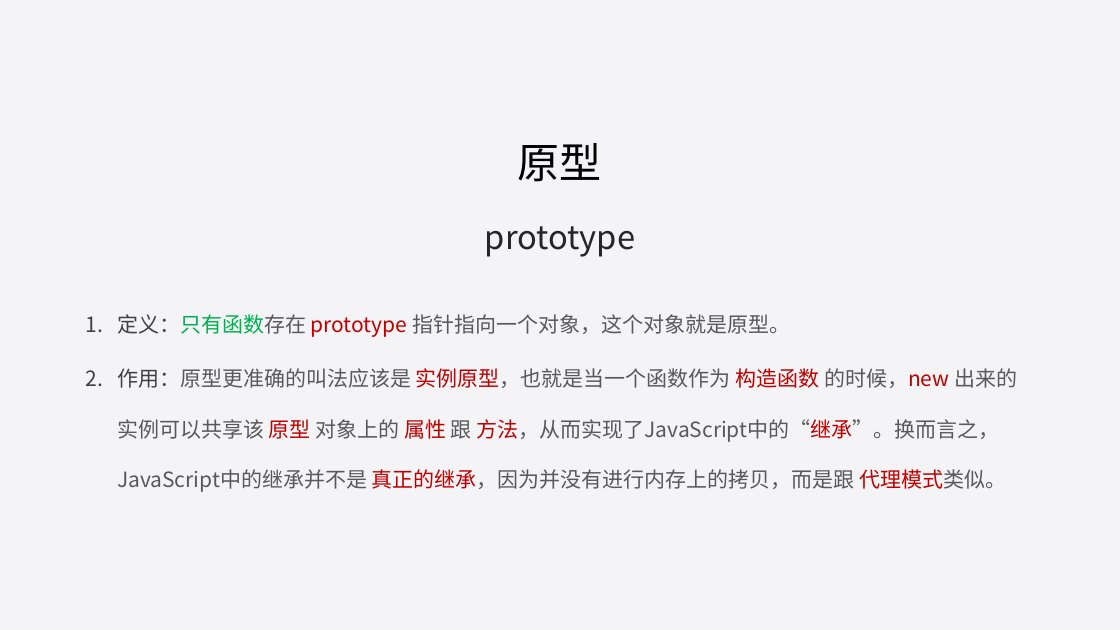
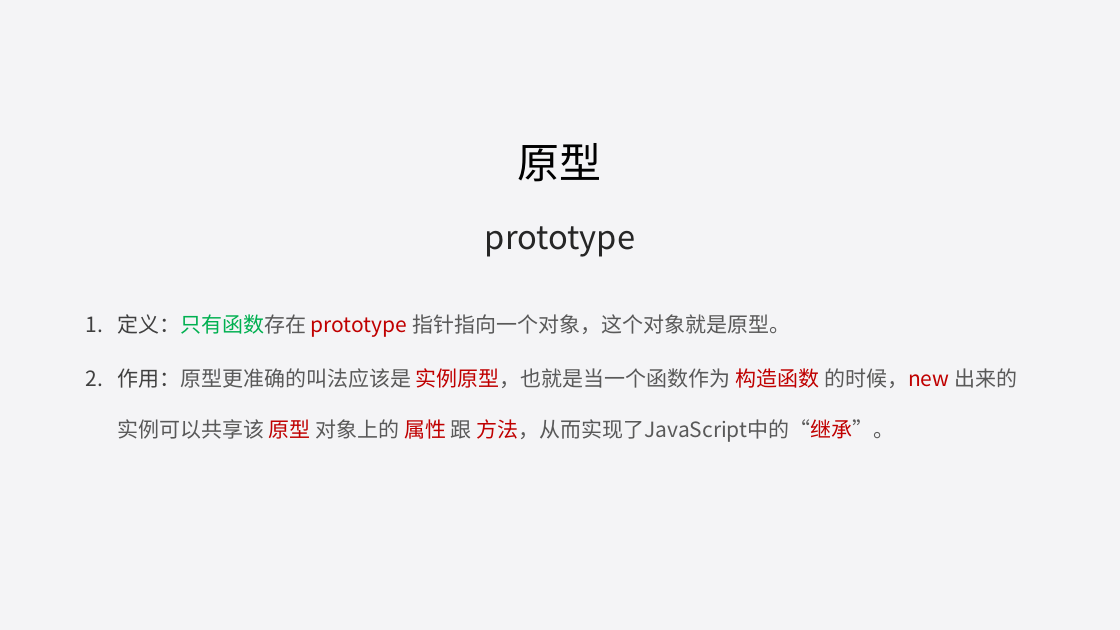
Before and after one commit to liuweiGL/share, a slide deck: slide 20 of ppt/JavaScript基础一.pptx. Drawn at 1120x630 pixels with LibreOffice and Linux fonts; fonts in the diff are those of the drawing. Boxes give left, top, right and bottom in pixels: in the first picture for what was removed or moved away, otherwise in the second. Text is boxed around its words. In the diff, an @@ line names an element or a change of style, - is before the commit and + after.

Commit message:
update

```diff
--- a/ppt/JavaScript基础一.pptx
+++ b/ppt/JavaScript基础一.pptx
@@ text at box(117, 368, 1017, 442): text changed @@
-2. 作用：原型更准确的叫法应该是 实例原型，也就是当一个函数作为 构造函数 的时候，new 出来的实例可以共享该 原型 对象上的 属性 跟 方法，从而实现了JavaScript中的“继承”。换而言之，JavaScript中的继承并不是 真正的继承，因为并没有进行内存上的拷贝，而是跟 代理模式类似。
+2. 作用：原型更准确的叫法应该是 实例原型，也就是当一个函数作为 构造函数 的时候，new 出来的实例可以共享该 原型 对象上的 属性 跟 方法，从而实现了JavaScript中的“继承”。
```
Also in this commit, not shown: 1 other slide changed.
